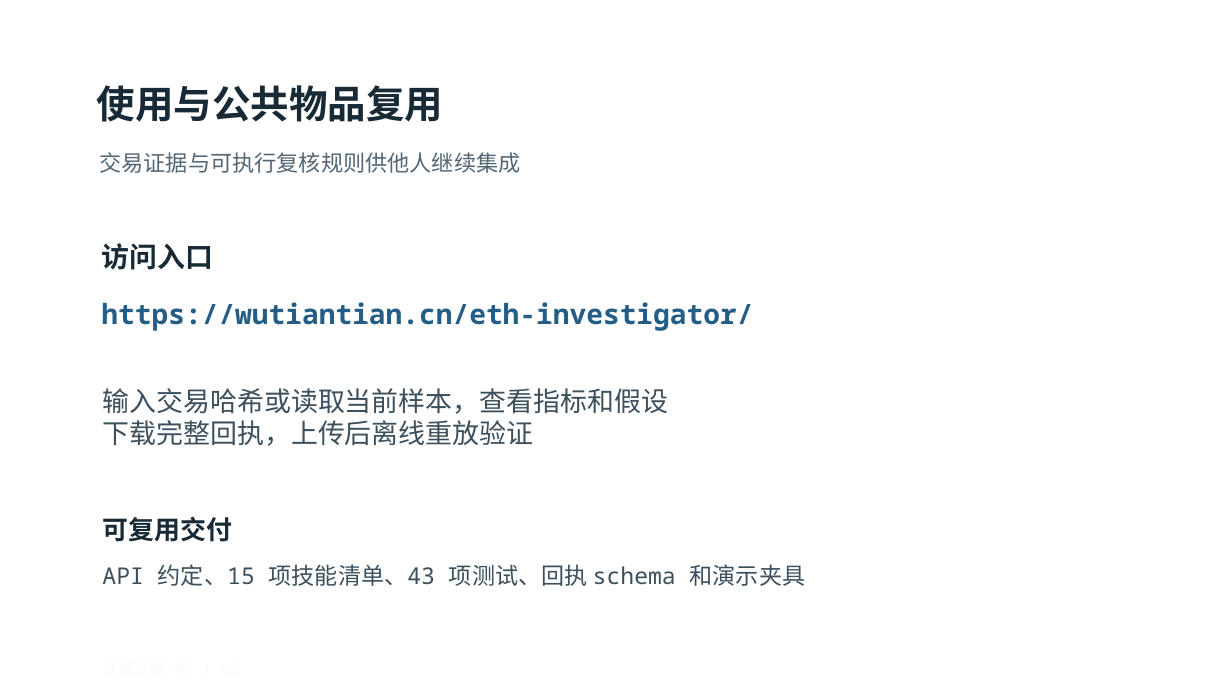
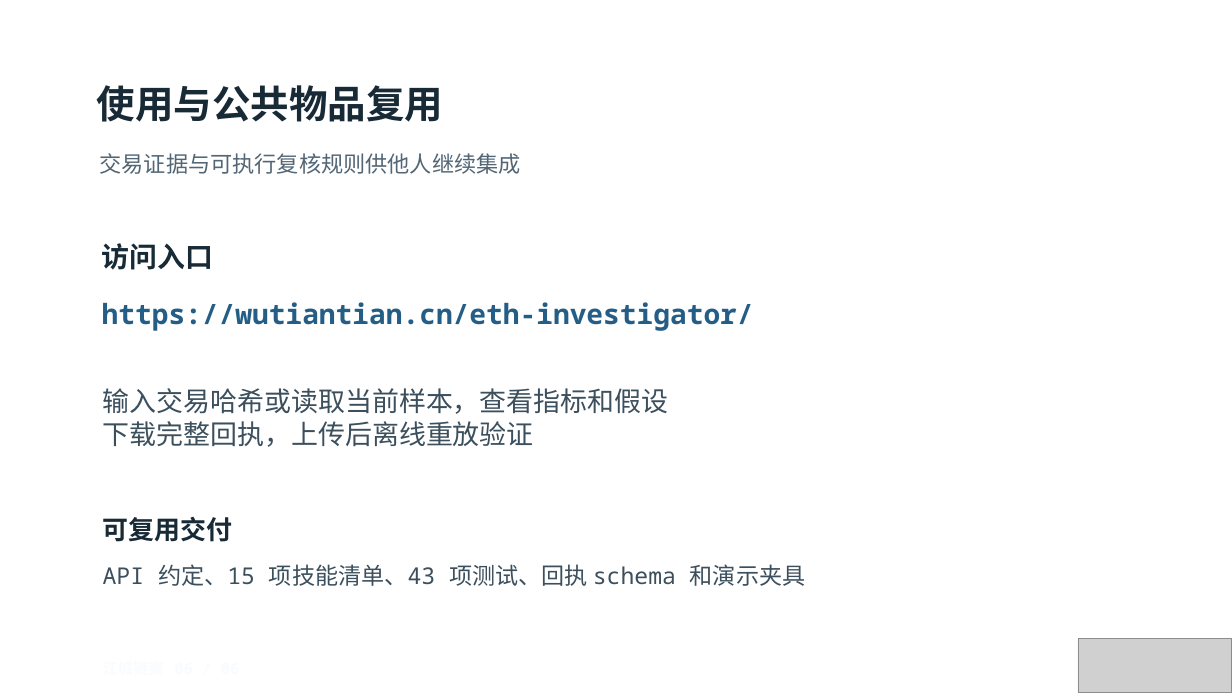
Before and after one commit to c13829663320-debug/wuhan-chain-investigator, a slide deck: slide 6 of public/resources/pitch.pptx. Drawn at 1232x693 pixels with LibreOffice and Linux fonts; fonts in the diff are those of the drawing; grey boxes stand for pictures; background and template pictures are left out. Boxes give left, top, right and bottom in pixels: in the first picture for what was removed or moved away, otherwise in the second. Text is boxed around its words. In the diff, an @@ line names an element or a change of style, - is before the commit and + after.

```diff
--- a/public/resources/pitch.pptx
+++ b/public/resources/pitch.pptx
@@ rounded rectangle at box(50, 37, 1182, 647): outline #FFFFFF 0.75 pt to #FFFFFF 1 pt @@
@@ picture added at box(1079, 639, 1232, 693) @@
```
Also in this commit, not shown: 5 other slides changed.
